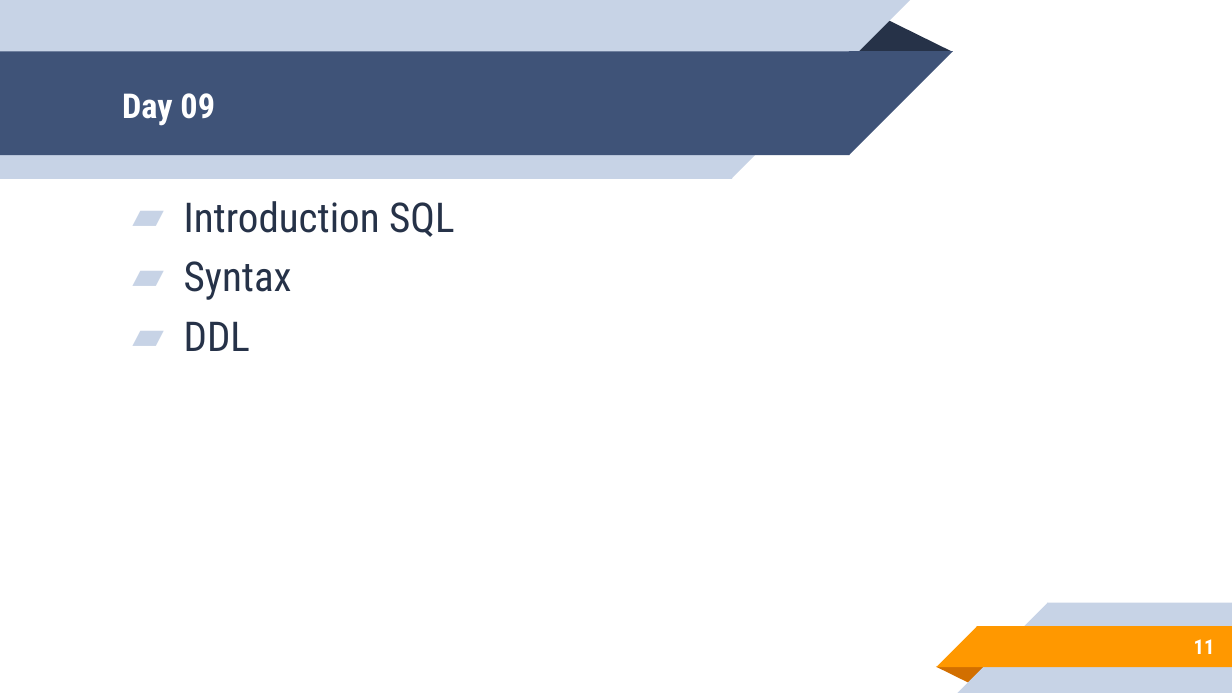
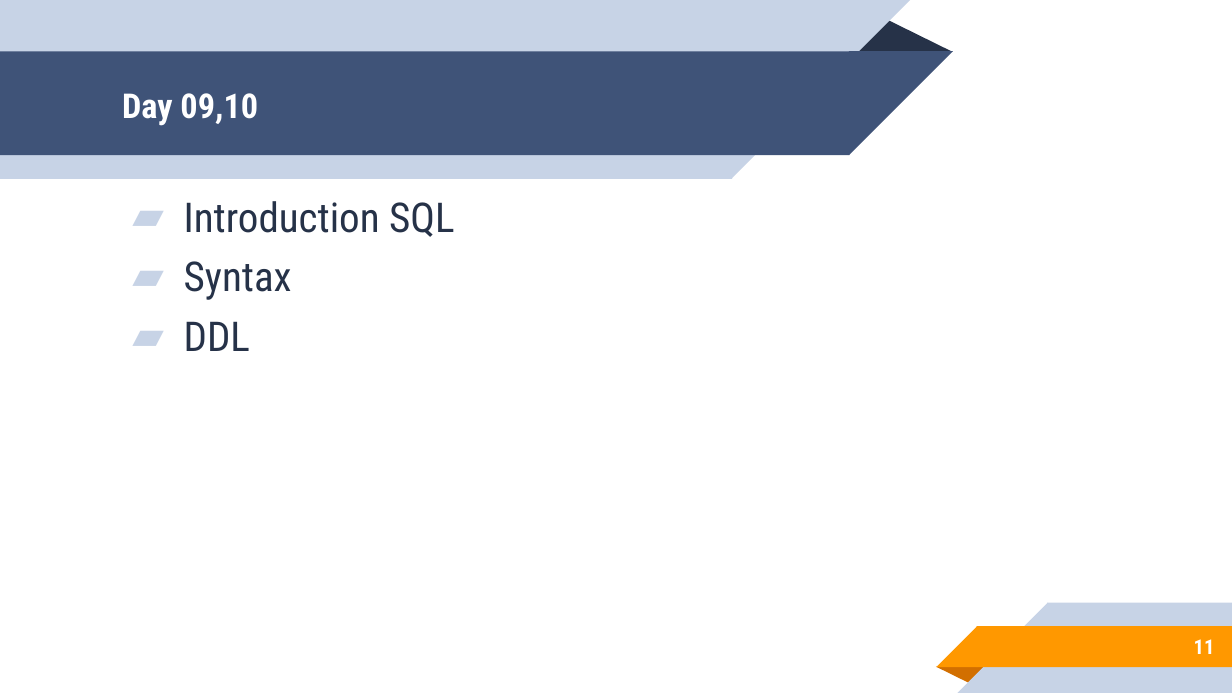
Before and after one commit to aronipurwanto/materi-xa, a slide deck: slide 11 of java/java-logic/Slide-Java-Logic-00.pptx. Drawn at 1232x693 pixels with LibreOffice and Linux fonts; fonts in the diff are those of the drawing. Boxes give left, top, right and bottom in pixels: in the first picture for what was removed or moved away, otherwise in the second. Text is boxed around its words. In the diff, an @@ line names an element or a change of style, - is before the commit and + after.

```diff
--- a/java/java-logic/Slide-Java-Logic-00.pptx
+++ b/java/java-logic/Slide-Java-Logic-00.pptx
@@ title at (122, 93, 258, 126): text changed @@
-Day 09
+Day 09,10
```
Also in this commit, not shown: 1 other slide changed, 10 slides added, 1 slide removed, 7 other files.
